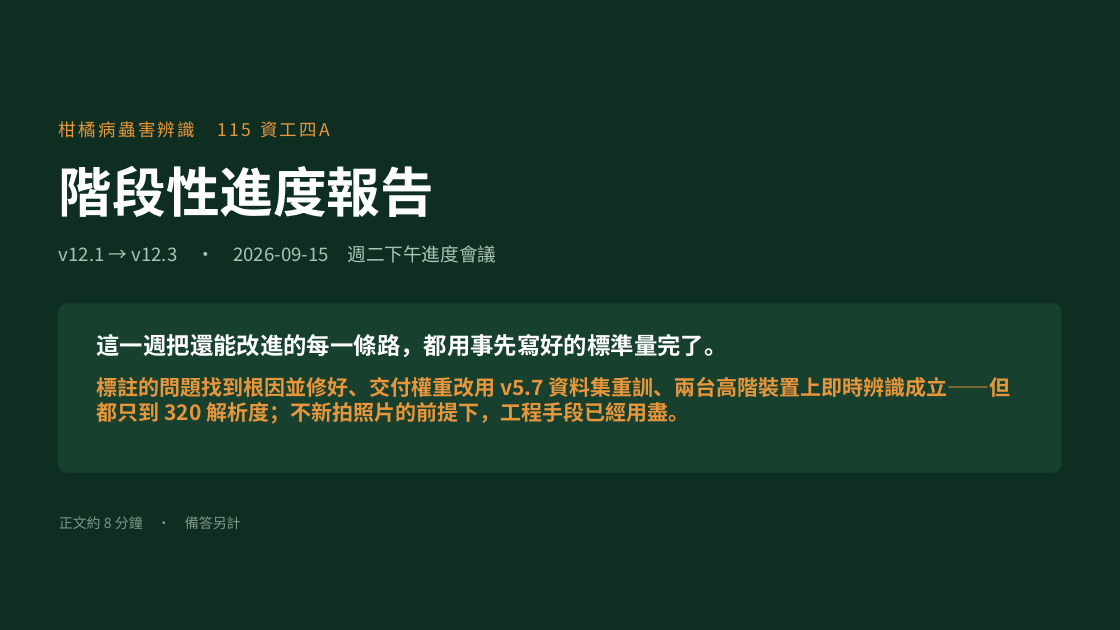
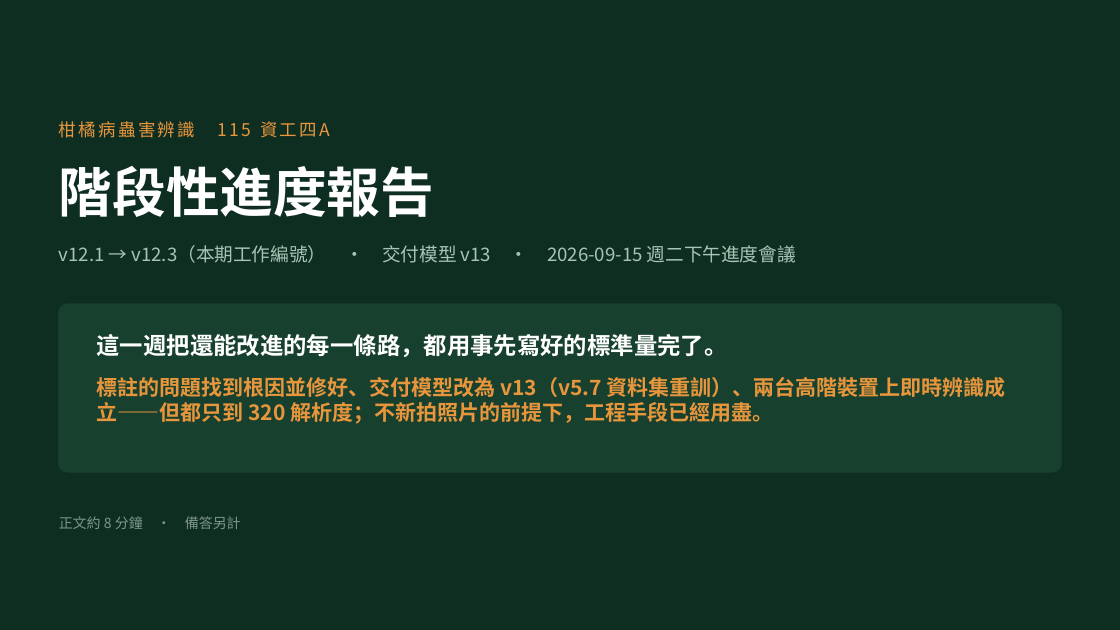
Before and after one commit to OneLeaf-dx/detection, a slide deck: slide 1 of docs/v12.3_簡報_口頭報告.pptx. Drawn at 1120x630 pixels with LibreOffice and Linux fonts; fonts in the diff are those of the drawing. Boxes give left, top, right and bottom in pixels: in the first picture for what was removed or moved away, otherwise in the second. Text is boxed around its words. In the diff, an @@ line names an element or a change of style, - is before the commit and + after.

```diff
--- a/docs/v12.3_簡報_口頭報告.pptx
+++ b/docs/v12.3_簡報_口頭報告.pptx
@@ text at (x1=59, y1=245, x2=796, y2=263): text changed @@
-v12.1 → v12.3 · 2026-09-15 週二下午進度會議
+v12.1 → v12.3（本期工作編號） · 交付模型 v13 · 2026-09-15 週二下午進度會議
@@ text at (x1=97, y1=377, x2=1006, y2=424): text changed @@
-標註的問題找到根因並修好、交付權重改用 v5.7 資料集重訓、兩台高階裝置上即時辨識成立——但都只到 320 解析度；不新拍照片的前提下，工程手段已經用盡。
+標註的問題找到根因並修好、交付模型改為 v13（v5.7 資料集重訓）、兩台高階裝置上即時辨識成立——但都只到 320 解析度；不新拍照片的前提下，工程手段已經用盡。
```
Also in this commit, not shown: 7 other slides changed, 12 other files.
